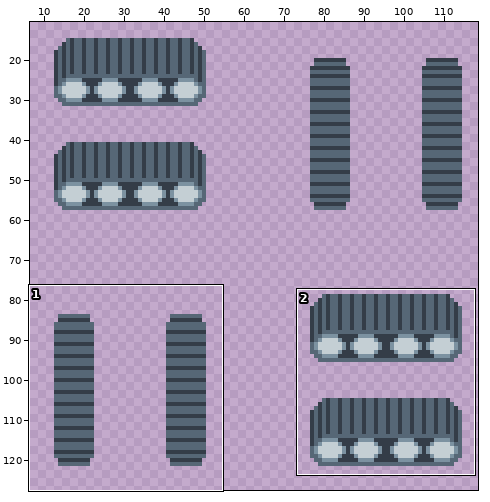
A sprite sheet gets an edit: AstroMiner/Content/img/tracks-1.png. Above: a wide view before the commit, with the close-up outlined.
Close-up. Before the commit:
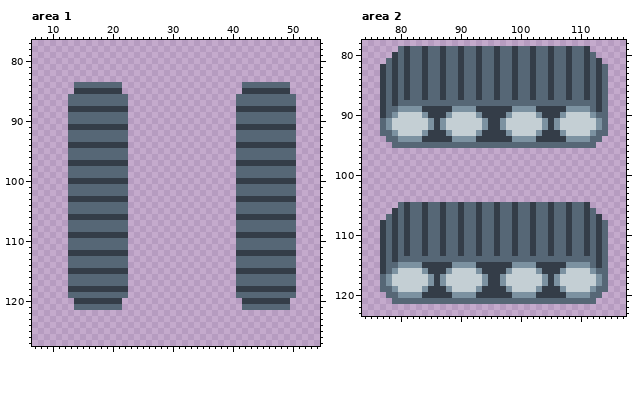
The file is 128x128 pixels. Shown: area 1: x 7..54, y 77..127; area 2: x 74..117, y 78..123. The wide view leaves out empty margins. The commit also changed other parts of the picture, which this record leaves out.
And afterwards:
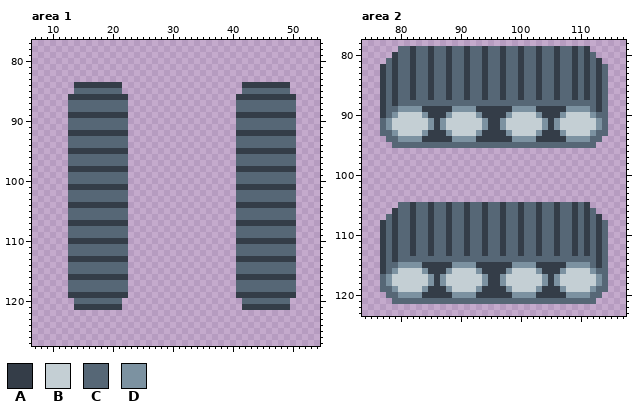
Palette (. is transparent): A #343d48  B #c4cfd4  C #566776  D #7c92a1
Difference:
Area 1:
y 84: x 14..21 CCCCCCCC -> AAAAAAAA; x 42..49 CCCCCCCC -> AAAAAAAA
y 85: x 14..21 AAAAAAAA -> CCCCCCCC; x 42..49 AAAAAAAA -> CCCCCCCC
y 86: x 13..22 CCCCCCCCCC -> AAAAAAAAAA; x 41..50 CCCCCCCCCC -> AAAAAAAAAA
y 88: x 13..22 AAAAAAAAAA -> CCCCCCCCCC; x 41..50 AAAAAAAAAA -> CCCCCCCCCC
y 89: x 13..22 CCCCCCCCCC -> AAAAAAAAAA; x 41..50 CCCCCCCCCC -> AAAAAAAAAA
y 91: x 13..22 AAAAAAAAAA -> CCCCCCCCCC; x 41..50 AAAAAAAAAA -> CCCCCCCCCC
y 92: x 13..22 CCCCCCCCCC -> AAAAAAAAAA; x 41..50 CCCCCCCCCC -> AAAAAAAAAA
y 94: x 13..22 AAAAAAAAAA -> CCCCCCCCCC; x 41..50 AAAAAAAAAA -> CCCCCCCCCC
y 95: x 13..22 CCCCCCCCCC -> AAAAAAAAAA; x 41..50 CCCCCCCCCC -> AAAAAAAAAA
y 97: x 13..22 AAAAAAAAAA -> CCCCCCCCCC; x 41..50 AAAAAAAAAA -> CCCCCCCCCC
y 98: x 13..22 CCCCCCCCCC -> AAAAAAAAAA; x 41..50 CCCCCCCCCC -> AAAAAAAAAA
y 100: x 13..22 AAAAAAAAAA -> CCCCCCCCCC; x 41..50 AAAAAAAAAA -> CCCCCCCCCC
y 101: x 13..22 CCCCCCCCCC -> AAAAAAAAAA; x 41..50 CCCCCCCCCC -> AAAAAAAAAA
y 103: x 13..22 AAAAAAAAAA -> CCCCCCCCCC; x 41..50 AAAAAAAAAA -> CCCCCCCCCC
y 104: x 13..22 CCCCCCCCCC -> AAAAAAAAAA; x 41..50 CCCCCCCCCC -> AAAAAAAAAA
y 106: x 13..22 AAAAAAAAAA -> CCCCCCCCCC; x 41..50 AAAAAAAAAA -> CCCCCCCCCC
y 107: x 13..22 CCCCCCCCCC -> AAAAAAAAAA; x 41..50 CCCCCCCCCC -> AAAAAAAAAA
y 109: x 13..22 AAAAAAAAAA -> CCCCCCCCCC; x 41..50 AAAAAAAAAA -> CCCCCCCCCC
y 110: x 13..22 CCCCCCCCCC -> AAAAAAAAAA; x 41..50 CCCCCCCCCC -> AAAAAAAAAA
y 112: x 13..22 AAAAAAAAAA -> CCCCCCCCCC; x 41..50 AAAAAAAAAA -> CCCCCCCCCC
y 113: x 13..22 CCCCCCCCCC -> AAAAAAAAAA; x 41..50 CCCCCCCCCC -> AAAAAAAAAA
y 115: x 13..22 AAAAAAAAAA -> CCCCCCCCCC; x 41..50 AAAAAAAAAA -> CCCCCCCCCC
y 116: x 13..22 CCCCCCCCCC -> AAAAAAAAAA; x 41..50 CCCCCCCCCC -> AAAAAAAAAA
y 118: x 13..22 AAAAAAAAAA -> CCCCCCCCCC; x 41..50 AAAAAAAAAA -> CCCCCCCCCC
y 119: x 13..22 CCCCCCCCCC -> AAAAAAAAAA; x 41..50 CCCCCCCCCC -> AAAAAAAAAA
y 120: x 14..21 AAAAAAAA -> CCCCCCCC; x 42..49 AAAAAAAA -> CCCCCCCC
y 121: x 14..21 CCCCCCCC -> AAAAAAAA; x 42..49 CCCCCCCC -> AAAAAAAA
Area 2:
y 79..87: x 81..82 AC -> CA; x 84..85 AC -> CA; x 87..88 AC -> CA; x 90..91 AC -> CA; x 93..94 AC -> CA; x 96..97 AC -> CA; x 99..100 AC -> CA; x 102..103 AC -> CA; x 105..106 AC -> CA; x 108..109 AC -> CA
y 105..113: x 81..82 AC -> CA; x 84..85 AC -> CA; x 87..88 AC -> CA; x 90..91 AC -> CA; x 93..94 AC -> CA; x 96..97 AC -> CA; x 99..100 AC -> CA; x 102..103 AC -> CA; x 105..106 AC -> CA; x 108..109 AC -> CA
